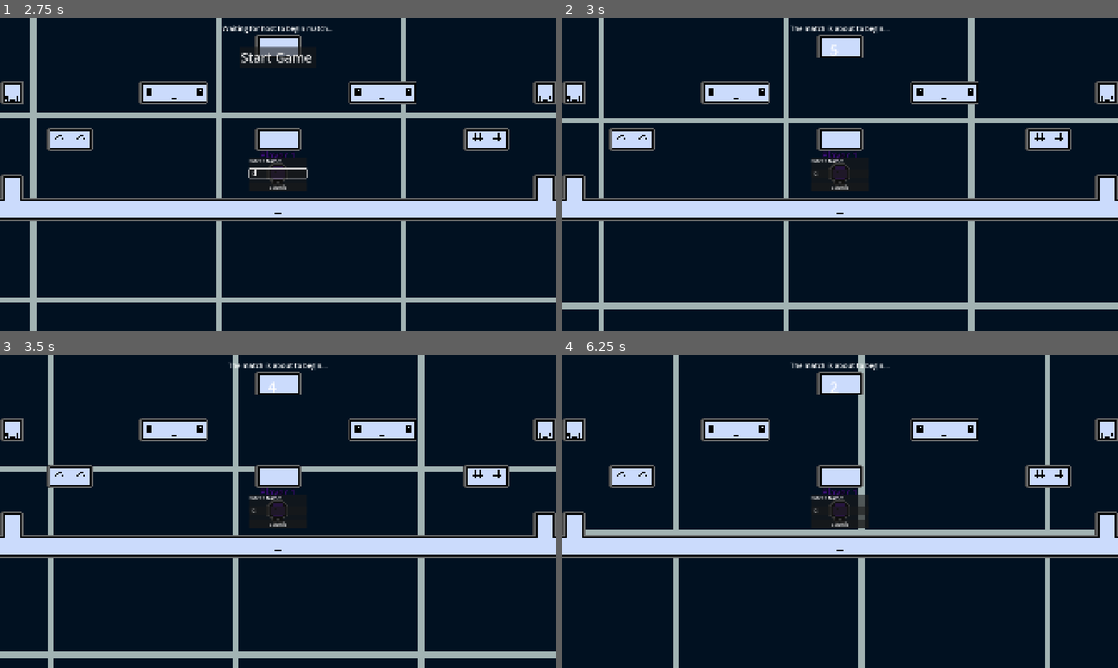
Above: before the commit, frames 1-4 (two rows, left to right).
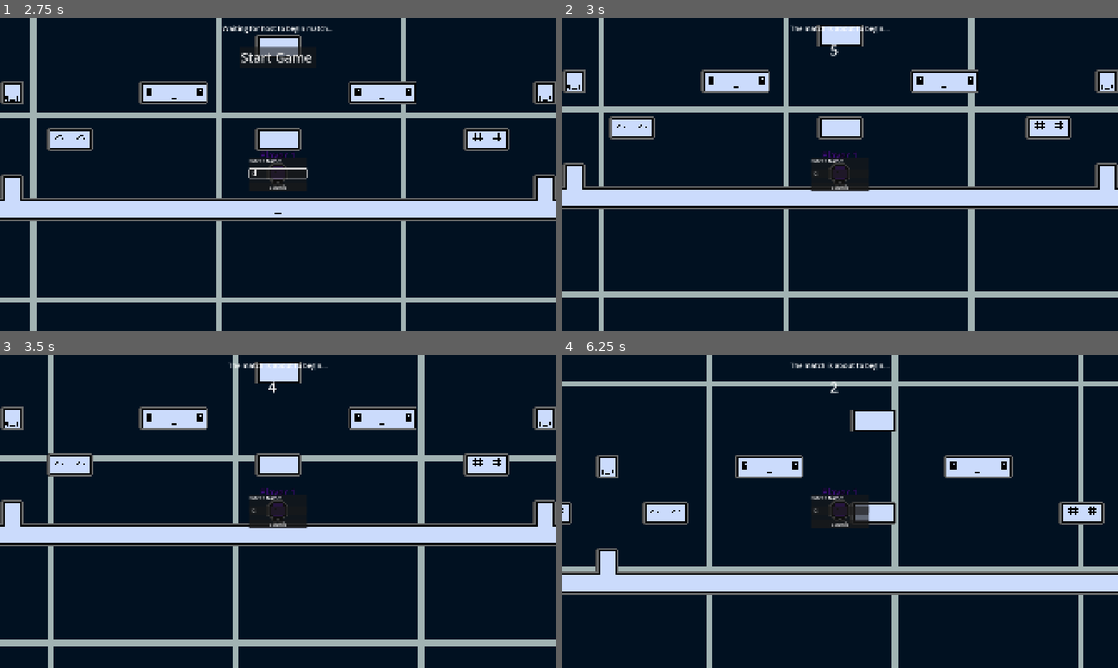
Above: after the commit, the same moments.

Repository: Mrneptune11/Unlimited-Games-Jam
Game: Godot game, scene res://Main/Lobby/Lobby.tscn
Two runs of this game, one before a commit and one after it. Both use one fixed random seed, a clock stepped at 60 frames per second and the inputs below.
Inputs (mouse positions are in pixels of both pictures, inside the frame that each line leads up to):
- Up to frame 1 (2.75 s): click (289, 177) at 0.52 s; type "12" at 0.6 s; click "Host" at 1.25 s; click (278, 174) at 2.02 s; type "12" at 2.1 s
- Up to frame 2 (3 s): click "Start Game" at 2.75 s
- Up to frame 3 (3.5 s): no input
- Up to frame 4 (6.25 s): hold O (action) 3.53-4.28 s; hold D (move_right) 3.53-5.03 s; tap Space (move_up) at 3.77, 4.52, 6.02 s; tap 0 at 4.35, 5.85 s; hold A (move_left) 5.03-5.78 s; hold O (action) 5.03-5.78 s; hold D (move_right) from 5.78 s (still down)

Frame 1 is identical in both runs. In frame 2, 23% of the frame differs, in the area x 0-100%, y 2-94%; in frame 3, 23%; in frame 4, 34%, in the area x 0-100%, y 0-100%.

Commit message:
Created Bomb event

Diff:
--- a/Data/events.json
+++ b/Data/events.json
@@ -75,6 +75,11 @@
 	},
 
 	{
+		"id" : "kamikaze",
+		"weight" : 1,
+	},
+
+	{
 		"id" : "trivia_time",
 		"weight" : 1,
 	},
--- a/Main/Lobby/lobby.gd
+++ b/Main/Lobby/lobby.gd
@@ -291,10 +291,15 @@
 #Starts a match session
 func start_match()->void:
 	server_status = State.MATCH
+
 	var timer:SceneTreeTimer = create_game_timer()
 	timer.timeout.connect(next_level)
 	timer.timeout.connect(event_cycle)
 
+	# Force all players into the PLAY mode.
+	for con in contestants:
+		var player: Player = get_player(con)
+		player.mode = Player.Mode.PLAY
 
 #This is the primary game loop that runs until someone wins (or no one does)
 func event_cycle()->void:
--- a/Main/Managers/EventManager.gd
+++ b/Main/Managers/EventManager.gd
@@ -31,6 +31,11 @@
 #Ref to gun scene
 const GUN_SCN:String =  "res://Objects/Weapons/Gun/Gun.tscn"
 const SWORD_SCN:String = "res://Objects/Weapons/Sword/sword.tscn"
+
+# ---------- Kamikaze ----------
+
+## Reference to the Bomb scene.
+const _BOMB_WEAPON_SCENE: String = "res://Objects/Weapons/Bomb/Bomb.tscn"
 
 #-------------------------------------------------------------------------------
 
@@ -125,6 +130,8 @@
 			event_call = weapon_fight.bind(lobby, GUN_SCN, "guns")
 		"sword_fight":
 			event_call = weapon_fight.bind(lobby, SWORD_SCN, "katanas")
+		"kamikaze":
+			event_call = kamikaze.bind(lobby)
 		"spelling_bee":
 			event_call = spelling_bee.bind(lobby)
 		"trivia_time":
@@ -284,6 +291,20 @@
 
 	return lobby.get_player_color_string(first_player) +" and " + lobby.get_player_color_string(second_player) + " must duel " +  \
 	" to the death with " + weapon_type + "! Don't hurt any bystanders though..."
+
+## Give a random player a bomb, which will explode after a couple seconds.
+func kamikaze(lobby:Lobby)->String:
+	# Pick a random contestant to become a kamikaze.
+	var victim_con: int = lobby.contestants.pick_random()
+	var victim_player: Player = lobby.get_player(victim_con)
+
+	# Equip the player with a bomb.
+	victim_player.equip_weapon.rpc(_BOMB_WEAPON_SCENE, victim_con, victim_con)
+
+	# When the bomb explodes, the "duel" will complete & end the event shortly after.
+	victim_player.duel_complete.connect(grace_period, CONNECT_ONE_SHOT) #End event when the duel terminates
+
+	return lobby.get_player_color_string(victim_player) + " has been gifted a bomb. Take out as many other contestants with you as possible!"
 
 #Prompt players to submit an answer as quick as they can
 func spelling_bee(lobby:Lobby)->String:
--- /dev/null
+++ b/Objects/Weapons/Bomb/BlastParticles/BlastParticles.tscn
@@ -0,0 +1,49 @@
+[gd_scene format=3 uid="uid://8xlbhslgcjmx"]
+
+[ext_resource type="Script" uid="uid://li6ycj27s0mm" path="res://Objects/Weapons/Bomb/BlastParticles/blast_particles.gd" id="1_7penc"]
+
+[sub_resource type="Curve" id="Curve_ulskg"]
+_data = [Vector2(0, 1), 0.0, 0.04157302, 0, 0, Vector2(1, 0), -0.07490634, 0.0, 0, 0]
+point_count = 2
+
+[sub_resource type="CurveTexture" id="CurveTexture_gjd45"]
+curve = SubResource("Curve_ulskg")
+
+[sub_resource type="Gradient" id="Gradient_7penc"]
+colors = PackedColorArray(1, 0, 0, 1, 1, 1, 0, 1)
+
+[sub_resource type="GradientTexture1D" id="GradientTexture1D_l6xdh"]
+gradient = SubResource("Gradient_7penc")
+
+[sub_resource type="Curve" id="Curve_rensp"]
+_limits = [0.0, 3.0, 0.0, 1.0]
+_data = [Vector2(0, 1.7191012), 0.0, 0.0, 0, 0, Vector2(1, 1.0786519), 0.0, 0.0, 0, 0]
+point_count = 2
+
+[sub_resource type="CurveTexture" id="CurveTexture_oq1sx"]
+curve = SubResource("Curve_rensp")
+
+[sub_resource type="ParticleProcessMaterial" id="ParticleProcessMaterial_8dkrg"]
+particle_flag_disable_z = true
+angle_min = -720.0
+angle_max = 720.0
+direction = Vector3(0, 0, 0)
+spread = 180.0
+initial_velocity_max = 129.03
+angular_velocity_min = 278.71
+angular_velocity_max = 719.99994
+gravity = Vector3(0, 30, 0)
+damping_min = 100.00001
+damping_max = 100.00001
+scale_max = 6.3799996
+scale_over_velocity_curve = SubResource("CurveTexture_oq1sx")
+color_ramp = SubResource("GradientTexture1D_l6xdh")
+alpha_curve = SubResource("CurveTexture_gjd45")
+
+[node name="BlastParticles" type="GPUParticles2D" unique_id=1607544439]
+emitting = false
+amount = 200
+one_shot = true
+explosiveness = 1.0
+process_material = SubResource("ParticleProcessMaterial_8dkrg")
+script = ExtResource("1_7penc")
--- /dev/null
+++ b/Objects/Weapons/Bomb/BlastParticles/blast_particles.gd
@@ -0,0 +1,5 @@
+class_name BlastParticles extends GPUParticles2D
+
+##Kill self when done
+func _ready()->void:
+	self.finished.connect(queue_free)
--- /dev/null
+++ b/Objects/Weapons/Bomb/Bomb.tscn
@@ -0,0 +1,70 @@
+[gd_scene format=3 uid="uid://3ylse3ohwpo1"]
+
+[ext_resource type="PackedScene" uid="uid://bmfya0toul7o6" path="res://Objects/Weapons/Weapon.tscn" id="1_j0s8x"]
+[ext_resource type="Script" uid="uid://d387jiodg6sfj" path="res://Objects/Weapons/Bomb/bomb.gd" id="2_3gi3q"]
+[ext_resource type="Texture2D" uid="uid://bterymgq8ffwd" path="res://Assets/temp/kalhh-dynamite-4141654.png" id="3_3gi3q"]
+[ext_resource type="PackedScene" uid="uid://8xlbhslgcjmx" path="res://Objects/Weapons/Bomb/BlastParticles/BlastParticles.tscn" id="3_ovvok"]
+
+[sub_resource type="SpriteFrames" id="SpriteFrames_ovvok"]
+animations = [{
+"frames": [{
+"duration": 1.0,
+"texture": ExtResource("3_3gi3q")
+}],
+"loop": 1,
+"name": &"default",
+"speed": 5.0
+}]
+
+[sub_resource type="CircleShape2D" id="CircleShape2D_4xi1n"]
+radius = 40.0
+
+[node name="Weapon" unique_id=1179641535 instance=ExtResource("1_j0s8x")]
+z_index = 1
+script = ExtResource("2_3gi3q")
+blast_particles_scene = ExtResource("3_ovvok")
+fuse_time = 5.0
+
+[node name="AnimatedSprite2D" parent="." index="0" unique_id=1527165884]
+position = Vector2(0, -1.5)
+scale = Vector2(0.003, 0.003)
+sprite_frames = SubResource("SpriteFrames_ovvok")
+
+[node name="FuseTimer" type="Timer" parent="." index="1" unique_id=655858758]
+unique_name_in_owner = true
+one_shot = true
+
+[node name="BlastZone" type="Area2D" parent="." index="2" unique_id=1909809706]
+unique_name_in_owner = true
+input_pickable = false
+monitorable = false
+
+[node name="CollisionShape2D" type="CollisionShape2D" parent="BlastZone" index="0" unique_id=1280677268]
+shape = SubResource("CircleShape2D_4xi1n")
+
+[node name="Label" type="Label" parent="." index="3" unique_id=1031371649]
+unique_name_in_owner = true
+editor_description = "Text size is set to massive & scale is set low to ensure the text is not blurry or pixelated.
+
+Solution taken from:
+https://www.reddit.com/r/godot/comments/1djr48h/how_do_i_make_this_text_not_so_blurry_and/"
+anchors_preset = 8
+anchor_left = 0.5
+anchor_top = 0.5
+anchor_right = 0.5
+anchor_bottom = 0.5
+offset_left = -228.5
+offset_top = -562.0
+offset_right = 228.5
+offset_bottom = 529.0
+grow_horizontal = 2
+grow_vertical = 2
+scale = Vector2(0.02, 0.02)
+pivot_offset_ratio = Vector2(0.5, 0.5)
+size_flags_vertical = 1
+theme_override_font_sizes/font_size = 800
+text = "0"
+horizontal_alignment = 1
+vertical_alignment = 1
+
+[connection signal="timeout" from="FuseTimer" to="." method="_on_fuse_timer_timeout"]
--- /dev/null
+++ b/Objects/Weapons/Bomb/bomb.gd
@@ -0,0 +1,49 @@
+class_name Bomb extends Weapon
+
+@export var blast_particles_scene: PackedScene
+
+@export_range(0.0, 10.0, 0.1, "or_greater")
+var fuse_time: float = 5.0
+
+@onready var fuse: Timer = %FuseTimer
+@onready var blast_zone: Area2D = %BlastZone
+@onready var label: Label = %Label
+
+# Called when the node enters the scene tree for the first time.
+func _ready() -> void:
+	fuse.start(fuse_time)
+
+# Update label text with fuse time left.
+func _process(_delta: float) -> void:
+	# If Weapon node is flipped, also flip label to preserve text orientation.
+	scale = scale.abs() * (get_parent() as Node2D).scale.sign()
+
+	label.text = str(int(fuse.time_left))
+
+func _on_fuse_timer_timeout() -> void:
+	if not is_multiplayer_authority():	# Only run on server.
+		return
+
+	var blast_bodies: Array[Node2D] = blast_zone.get_overlapping_bodies()
+
+	# Explode all living players within the blast radius.
+	for body in blast_bodies:
+		if body is Player:
+			var is_alive: bool = body.mode == Player.Mode.PLAY
+			var is_not_owner: bool = body.peer_id != my_owner
+
+			if is_alive and is_not_owner:
+				body.explode.rpc_id(body.peer_id)
+
+	# Spawn blast particles.
+	_spawn_blast_particles.rpc()
+
+	# Finally, explode yourself.
+	lobby.get_player(my_owner).explode.rpc_id(my_owner)
+
+@rpc("any_peer", "call_local", "reliable")
+func _spawn_blast_particles() -> void:
+	var blast_particles: BlastParticles = blast_particles_scene.instantiate()
+	blast_particles.global_position = global_position
+	get_tree().current_scene.get_node("Effects").add_child(blast_particles)
+	blast_particles.emitting = true
Not shown, added: Assets/temp/kalhh-dynamite-4141654.png.import
Not shown, added: Objects/Weapons/Bomb/BlastParticles/blast_particles.gd.uid
Not shown, added: Objects/Weapons/Bomb/bomb.gd.uid
Not shown, added: Objects/Weapons/Bomb/img_credits.txt
Not shown, added: Assets/temp/kalhh-dynamite-4141654.png
